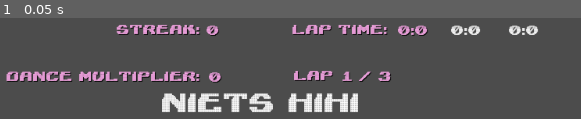
Above: before the commit, frame 1.
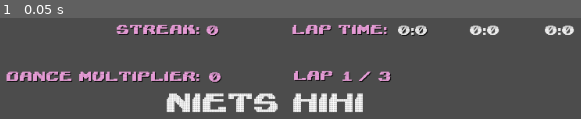
Above: after the commit, the same moment.

Repository: WeeIsFijn/LudumDare41
Game: Godot game, scene res://scenes/UI.tscn
Same seed, same stepped clock (60 frames per second), same inputs: the game is played once before the commit and once after it. This scene is started directly instead of the project's main scene.
Inputs:
- Up to frame 1 (0.05 s): no input

The runs differ from the first frame. In frame 1, 5.3% of the frame differs, in the area x 27-99%, y 6-94%.

Commit message:
Popup window.

Diff:
--- a/src/WorldRoot.gd
+++ b/src/WorldRoot.gd
@@ -14,6 +14,8 @@
 onready var next_track_timer = $"Next_track_timer"
 
 onready var music_player = $"MusicPlayer"
+
+onready var popup = $"CarRoot/UI/Popup"
 
 var current_track = 1
 onready var current_track_node = $"Track_container/Track1"
@@ -44,13 +46,13 @@
 	player.connect("died", dance, "reset")
 	player.connect("died", LapController, "_on_player_death")
 
-	next_track_timer.connect("timeout", self, "_on_next_track_timeout")
+	popup.connect("clicked", self, "_on_popup_clicked")
 
 	reset()
 	set_positions()
 	LapController.countdown_and_start_lap()
 
-func _on_next_track_timeout():
+func _on_popup_clicked():
 	current_track += 1
 	load_track(current_track)
 
@@ -81,7 +83,9 @@
 
 func _on_track_finished():
 	car.stop_engine()
-	next_track_timer.start()
+
+	popup.show_popup(LapController.lap_times, LapController.total_time)
+
 	dance.stop()
 
 	music_player.lower_volume()
--- a/src/WorldRoot.tscn
+++ b/src/WorldRoot.tscn
@@ -8,7 +8,8 @@
 [ext_resource path="res://PlayerCamera.gd" type="Script" id=6]
 [ext_resource path="res://scenes/dance-arrows/dance-root.tscn" type="PackedScene" id=7]
 [ext_resource path="res://scenes/UI.tscn" type="PackedScene" id=8]
-[ext_resource path="res://scripts/AudioStreamPlayer.gd" type="Script" id=9]
+[ext_resource path="res://scenes/Popup.tscn" type="PackedScene" id=9]
+[ext_resource path="res://scripts/AudioStreamPlayer.gd" type="Script" id=10]
 
 [sub_resource type="Animation" id=1]
 
@@ -137,7 +138,7 @@
 "values": [ Vector2( 3.75, 3.75 ), Vector2( 4, 4 ) ]
 }
 
-[node name="WorldRoot" type="Node2D" index="0"]
+[node name="WorldRoot" type="Node2D"]
 
 script = ExtResource( 1 )
 
@@ -218,6 +219,12 @@
 
 [node name="UI" parent="CarRoot" index="5" instance=ExtResource( 8 )]
 
+[node name="Popup" parent="CarRoot/UI" index="14" instance=ExtResource( 9 )]
+
+visible = false
+position = Vector2( 112.368, 155.398 )
+scale = Vector2( 2.00332, 1.81759 )
+
 [node name="Next_track_timer" type="Timer" parent="." index="4"]
 
 process_mode = 1
--- a/src/project.godot
+++ b/src/project.godot
@@ -38,3 +38,5 @@
  ]
 steer_right=[ Object(InputEventKey,"resource_local_to_scene":false,"resource_name":"","device":0,"alt":false,"shift":false,"control":false,"meta":false,"command":false,"pressed":false,"scancode":68,"unicode":0,"echo":false,"script":null)
  ]
+ui_click=[ Object(InputEventMouseButton,"resource_local_to_scene":false,"resource_name":"","device":0,"alt":false,"shift":false,"control":false,"meta":false,"command":false,"button_mask":0,"position":Vector2( 0, 0 ),"global_position":Vector2( 0, 0 ),"factor":1.0,"button_index":1,"pressed":false,"doubleclick":false,"script":null)
+ ]
--- /dev/null
+++ b/src/scenes/Popup.tscn
@@ -0,0 +1,251 @@
+[gd_scene load_steps=7 format=2]
+
+[ext_resource path="res://scripts/Popup.gd" type="Script" id=1]
+[ext_resource path="res://assets/imgs/popup.png" type="Texture" id=2]
+[ext_resource path="res://assets/fonts/Lightman Pixel.ttf" type="DynamicFontData" id=3]
+
+[sub_resource type="DynamicFont" id=1]
+
+size = 20
+use_mipmaps = false
+use_filter = false
+font_data = ExtResource( 3 )
+_sections_unfolded = [ "Font", "Resource", "Settings" ]
+
+[sub_resource type="DynamicFont" id=2]
+
+size = 15
+use_mipmaps = false
+use_filter = false
+font_data = ExtResource( 3 )
+_sections_unfolded = [ "Font", "Resource", "Settings" ]
+
+[sub_resource type="DynamicFont" id=3]
+
+size = 10
+use_mipmaps = false
+use_filter = false
+font_data = ExtResource( 3 )
+_sections_unfolded = [ "Font", "Resource", "Settings" ]
+
+[node name="Popup" type="Node2D" index="0"]
+
+script = ExtResource( 1 )
+
+[node name="ColorRect" type="ColorRect" parent="." index="0"]
+
+visible = false
+anchor_left = 0.0
+anchor_top = 0.0
+anchor_right = 0.0
+anchor_bottom = 0.0
+margin_right = 382.0
+margin_bottom = 180.0
+rect_pivot_offset = Vector2( 0, 0 )
+rect_clip_content = false
+mouse_filter = 0
+mouse_default_cursor_shape = 0
+size_flags_horizontal = 1
+size_flags_vertical = 1
+color = Color( 0, 0, 0, 1 )
+
+[node name="Sprite" type="Sprite" parent="." index="1"]
+
+position = Vector2( 193.924, 82.7209 )
+scale = Vector2( 0.499412, 0.255823 )
+texture = ExtResource( 2 )
+
+[node name="Well Done!" type="Label" parent="." index="2"]
+
+anchor_left = 0.0
+anchor_top = 0.0
+anchor_right = 0.0
+anchor_bottom = 0.0
+margin_left = 82.0
+margin_top = 23.0
+margin_right = 240.0
+margin_bottom = 39.0
+rect_pivot_offset = Vector2( 0, 0 )
+rect_clip_content = false
+mouse_filter = 2
+mouse_default_cursor_shape = 0
+size_flags_horizontal = 1
+size_flags_vertical = 4
+custom_fonts/font = SubResource( 1 )
+text = "Well Done!!"
+percent_visible = 1.0
+lines_skipped = 0
+max_lines_visible = -1
+_sections_unfolded = [ "custom_fonts" ]
+
+[node name="Lap-times" type="Label" parent="." index="3"]
+
+anchor_left = 0.0
+anchor_top = 0.0
+anchor_right = 0.0
+anchor_bottom = 0.0
+margin_left = 10.0
+margin_top = 52.0
+margin_right = 184.0
+margin_bottom = 72.0
+rect_pivot_offset = Vector2( 0, 0 )
+rect_clip_content = false
+mouse_filter = 2
+mouse_default_cursor_shape = 0
+size_flags_horizontal = 1
+size_flags_vertical = 4
+custom_fonts/font = SubResource( 2 )
+custom_colors/font_color = Color( 1, 0.67451, 0.929412, 1 )
+text = "Lap times:"
+percent_visible = 1.0
+lines_skipped = 0
+max_lines_visible = -1
+_sections_unfolded = [ "custom_colors", "custom_fonts" ]
+
+[node name="lap-time1" type="Label" parent="." index="4"]
+
+anchor_left = 0.0
+anchor_top = 0.0
+anchor_right = 0.0
+anchor_bottom = 0.0
+margin_left = 33.0
+margin_top = 72.0
+margin_right = 106.0
+margin_bottom = 83.0
+rect_pivot_offset = Vector2( 0, 0 )
+rect_clip_content = false
+mouse_filter = 2
+mouse_default_cursor_shape = 0
+size_flags_horizontal = 1
+size_flags_vertical = 4
+custom_fonts/font = SubResource( 3 )
+custom_colors/font_color = Color( 1, 0.67451, 0.929412, 1 )
+text = "0:0"
+align = 1
+percent_visible = 1.0
+lines_skipped = 0
+max_lines_visible = -1
+_sections_unfolded = [ "custom_colors", "custom_fonts" ]
+
+[node name="lap-time2" type="Label" parent="." index="5"]
+
+anchor_left = 0.0
+anchor_top = 0.0
+anchor_right = 0.0
+anchor_bottom = 0.0
+margin_left = 33.0
+margin_top = 86.0
+margin_right = 106.0
+margin_bottom = 97.0
+rect_pivot_offset = Vector2( 0, 0 )
+rect_clip_content = false
+mouse_filter = 2
+mouse_default_cursor_shape = 0
+size_flags_horizontal = 1
+size_flags_vertical = 4
+custom_fonts/font = SubResource( 3 )
+custom_colors/font_color = Color( 1, 0.67451, 0.929412, 1 )
+text = "0:0"
+align = 1
+percent_visible = 1.0
+lines_skipped = 0
+max_lines_visible = -1
+_sections_unfolded = [ "custom_colors", "custom_fonts" ]
+
+[node name="lap-time3" type="Label" parent="." index="6"]
+
+anchor_left = 0.0
+anchor_top = 0.0
+anchor_right = 0.0
+anchor_bottom = 0.0
+margin_left = 33.0
+margin_top = 100.0
+margin_right = 106.0
+margin_bottom = 111.0
+rect_pivot_offset = Vector2( 0, 0 )
+rect_clip_content = false
+mouse_filter = 2
+mouse_default_cursor_shape = 0
+size_flags_horizontal = 1
+size_flags_vertical = 4
+custom_fonts/font = SubResource( 3 )
+custom_colors/font_color = Color( 1, 0.67451, 0.929412, 1 )
+text = "0:0"
+align = 1
+percent_visible = 1.0
+lines_skipped = 0
+max_lines_visible = -1
+_sections_unfolded = [ "custom_colors", "custom_fonts" ]
+
+[node name="Total-time" type="Label" parent="." index="7"]
+
+anchor_left = 0.0
+anchor_top = 0.0
+anchor_right = 0.0
+anchor_bottom = 0.0
+margin_left = 219.0
+margin_top = 51.0
+margin_right = 393.0
+margin_bottom = 71.0
+rect_pivot_offset = Vector2( 0, 0 )
+rect_clip_content = false
+mouse_filter = 2
+mouse_default_cursor_shape = 0
+size_flags_horizontal = 1
+size_flags_vertical = 4
+custom_fonts/font = SubResource( 2 )
+custom_colors/font_color = Color( 1, 0.67451, 0.929412, 1 )
+text = "Total Time:"
+percent_visible = 1.0
+lines_skipped = 0
+max_lines_visible = -1
+_sections_unfolded = [ "custom_colors", "custom_fonts" ]
+
+[node name="total-time" type="Label" parent="." index="8"]
+
+anchor_left = 0.0
+anchor_top = 0.0
+anchor_right = 0.0
+anchor_bottom = 0.0
+margin_left = 254.0
+margin_top = 70.0
+margin_right = 327.0
+margin_bottom = 81.0
+rect_pivot_offset = Vector2( 0, 0 )
+rect_clip_content = false
+mouse_filter = 2
+mouse_default_cursor_shape = 0
+size_flags_horizontal = 1
+size_flags_vertical = 4
+custom_fonts/font = SubResource( 3 )
+custom_colors/font_color = Color( 1, 0.67451, 0.929412, 1 )
+text = "0:0"
+align = 1
+percent_visible = 1.0
+lines_skipped = 0
+max_lines_visible = -1
+_sections_unfolded = [ "custom_colors", "custom_fonts" ]
+
+[node name="click to advance" type="Label" parent="." index="9"]
+
+anchor_left = 0.0
+anchor_top = 0.0
+anchor_right = 0.0
+anchor_bottom = 0.0
+margin_left = 105.0
+margin_top = 135.0
+margin_right = 275.0
+margin_bottom = 146.0
+rect_pivot_offset = Vector2( 0, 0 )
+rect_clip_content = false
+mouse_filter = 2
+mouse_default_cursor_shape = 0
+size_flags_horizontal = 1
+size_flags_vertical = 4
+custom_fonts/font = SubResource( 3 )
+custom_colors/font_color = Color( 0.347656, 0.347656, 0.347656, 1 )
+text = "Click to advance"
+percent_visible = 1.0
+lines_skipped = 0
+max_lines_visible = -1
+_sections_unfolded = [ "custom_colors", "custom_fonts" ]
--- a/src/scenes/UI.gd
+++ b/src/scenes/UI.gd
@@ -38,6 +38,7 @@
 	$"mult-label-content".set_text(str(power))
 
 func _on_lap_finished(lap_number):
+	get_node("lap-time-label-content-" + str(current_timer)).set("custom_colors/font_color", Color("ffaced"))
 	current_timer = lap_number
 	$"lap-label-content".set_text(str(lap_number) + " / 3")
 	lapTimer.reset()
--- a/src/scenes/UI.tscn
+++ b/src/scenes/UI.tscn
@@ -253,13 +253,13 @@
 size_flags_horizontal = 1
 size_flags_vertical = 4
 custom_fonts/font = SubResource( 1 )
-custom_colors/font_color = Color( 1, 0.67451, 0.929412, 1 )
+custom_colors/font_color = Color( 1, 1, 1, 1 )
 custom_colors/font_color_shadow = Color( 0, 0, 0, 1 )
 text = "0:0"
 percent_visible = 1.0
 lines_skipped = 0
 max_lines_visible = -1
-_sections_unfolded = [ "custom_fonts" ]
+_sections_unfolded = [ "custom_colors", "custom_fonts" ]
 
 [node name="lap-time-label-content-2" type="Label" parent="." index="8"]
 
@@ -267,9 +267,9 @@
 anchor_top = 0.0
 anchor_right = 0.0
 anchor_bottom = 0.0
-margin_left = 754.0
+margin_left = 778.0
 margin_top = 20.0
-margin_right = 988.0
+margin_right = 1012.0
 margin_bottom = 53.0
 rect_pivot_offset = Vector2( 0, 0 )
 rect_clip_content = false
@@ -290,9 +290,9 @@
 anchor_top = 0.0
 anchor_right = 0.0
 anchor_bottom = 0.0
-margin_left = 828.0
+margin_left = 874.0
 margin_top = 20.0
-margin_right = 1062.0
+margin_right = 1108.0
 margin_bottom = 53.0
 rect_pivot_offset = Vector2( 0, 0 )
 rect_clip_content = false
@@ -319,7 +319,7 @@
 
 [node name="Node2D" type="Node2D" parent="." index="11"]
 
-position = Vector2( 510.74, 115.192 )
+position = Vector2( 516.848, 115.192 )
 _sections_unfolded = [ "Transform" ]
 
 [node name="announcement" type="Label" parent="Node2D" index="0"]
--- a/src/scripts/LapController.gd
+++ b/src/scripts/LapController.gd
@@ -17,8 +17,10 @@
 const NUM_LAPS = 3
 var num_laps_done = 0
 var can_finish = false
+var lap_times = []
 
 var total_time = 0
+var track_time = 0
 
 func _ready():
 	StartCountdownTimer.connect("timeout", self, "_on_timeout")
@@ -54,15 +56,19 @@
 
 func reset():
 	num_laps_done = 0
+	track_time = 0
+	lap_times = []
 
 func _on_finish_crossed(body):
 	if can_finish:
 		can_finish = false
 		num_laps_done += 1
 
-		total_time += LapTimer.value
+		track_time += LapTimer.value
+		lap_times.append(LapTimer.value)
 
-		if num_laps_done >= 1:
+		if num_laps_done >= NUM_LAPS:
+			total_time += track_time
 			emit_signal("track_finished")
 		else:
 			emit_signal("lap_finished", num_laps_done + 1)
--- /dev/null
+++ b/src/scripts/Popup.gd
@@ -0,0 +1,17 @@
+extends Node2D
+
+signal clicked
+
+func show_popup(lap_times, total_time):
+	$"lap-time1".set_text( str(lap_times[0]) )
+	$"lap-time2".set_text( str(lap_times[1]) )
+	$"lap-time3".set_text( str(lap_times[2]) )
+
+	$"total-time".set_text( str(total_time) )
+
+	show()
+
+func _input(event):
+	if event.is_action_pressed("ui_click"):
+		hide()
+		emit_signal("clicked")
Not shown: 2 places in src/WorldRoot.tscn that only renumber resources
Binary file added: src/assets/imgs/popup.png
Not shown, added: src/assets/imgs/popup.png.import
